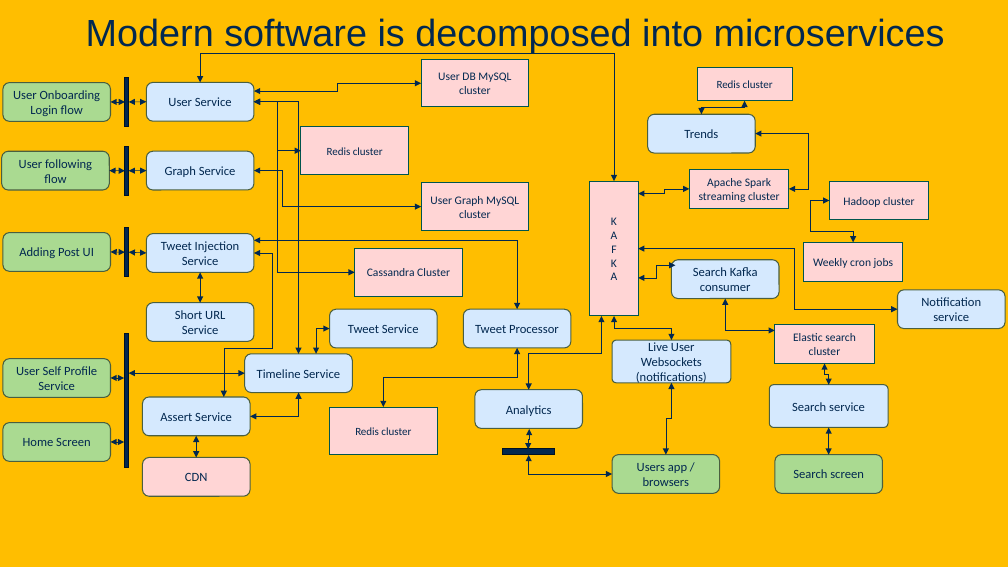
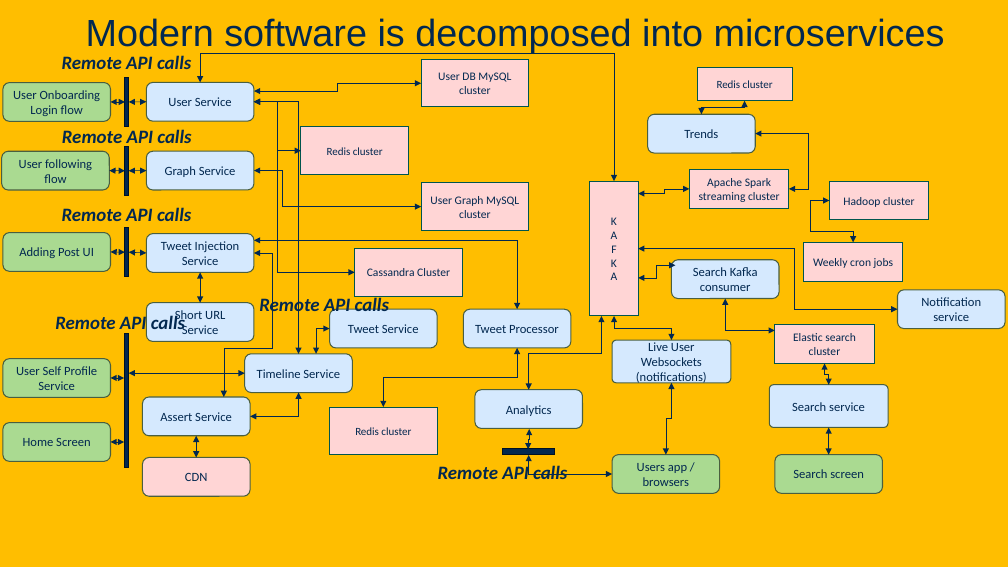
Before and after one commit to davsec-teaching/W26_ECS_160, a slide deck: slide 15 of slides/Intro.pptx. Drawn at 1008x567 pixels with LibreOffice and Linux fonts; fonts in the diff are those of the drawing; background and template pictures are left out. Boxes give left, top, right and bottom in pixels: in the first picture for what was removed or moved away, otherwise in the second. Text is boxed around its words. In the diff, an @@ line names an element or a change of style, - is before the commit and + after.

Commit message:
update slides

```diff
--- a/slides/Intro.pptx
+++ b/slides/Intro.pptx
@@ text added at bbox=[62, 55, 191, 69], 18 pt, text #022850, bold, italic @@
+Remote API calls
@@ text added at bbox=[62, 129, 191, 149], 18 pt, text #022850, bold, italic @@
+Remote API calls
@@ text added at bbox=[62, 207, 191, 221], 18 pt, text #022850, bold, italic @@
+Remote API calls
@@ text added at bbox=[259, 296, 389, 317], 18 pt, text #022850, bold, italic @@
+Remote API calls
@@ text added at bbox=[55, 314, 185, 335], 18 pt, text #022850, bold, italic @@
+Remote API calls
@@ text added at bbox=[438, 463, 567, 479], 18 pt, text #022850, bold, italic @@
+Remote API calls
```
Also in this commit, not shown: 3 other slides changed, 1 slide added, 2 other files.
